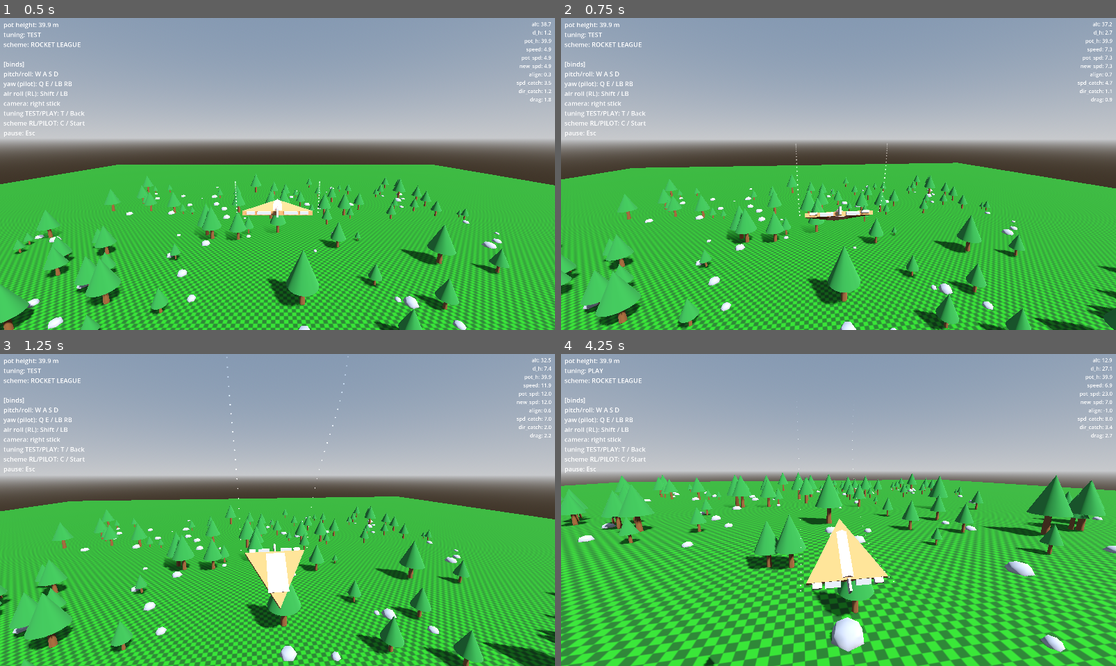
Above: before the commit, frames 1-4 (two rows, left to right).
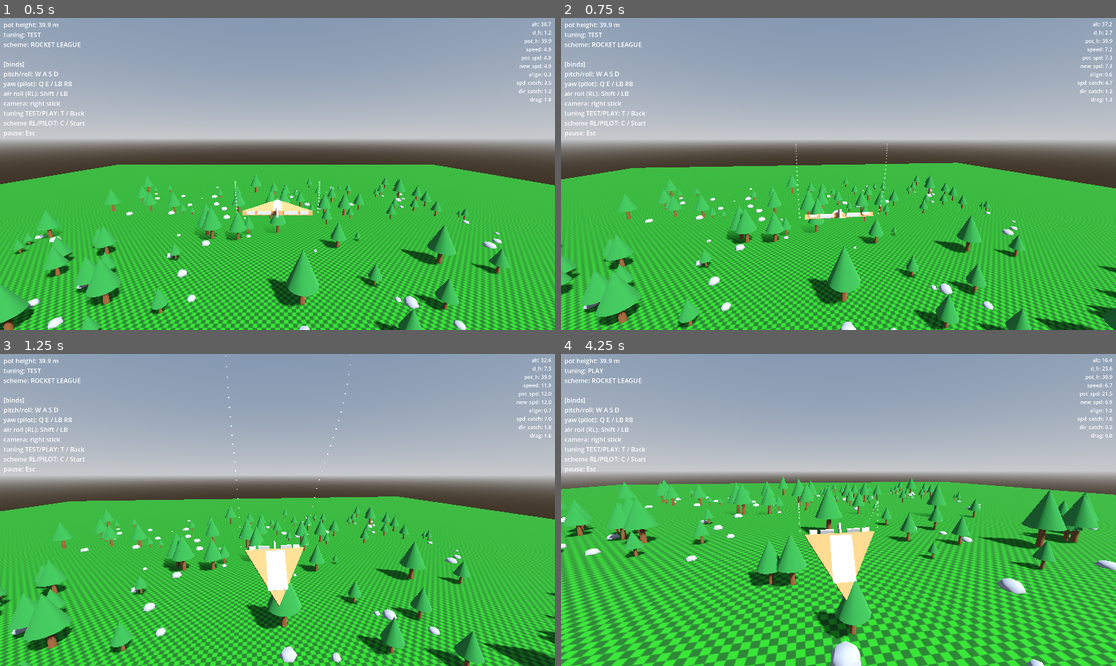
Above: after the commit, the same moments.

Repository: westonkelliher/glider
Game: Godot game, scene res://scenes/main.tscn
Two runs of this game, one before a commit and one after it. Both use one fixed random seed, a clock stepped at 60 frames per second and the inputs below.
Inputs (mouse positions are in pixels of both pictures, inside the frame that each line leads up to):
- Up to frame 1 (0.5 s): no input
- Up to frame 2 (0.75 s): tap Enter at 0.5 s; move the mouse to (866, 174) at 0.52 s; hold W (move_forward) from 0.53 s (still down); hold Shift (air_roll) from 0.53 s (still down)
- Up to frame 3 (1.25 s): keep holding W (move_forward); keep holding Shift (air_roll)
- Up to frame 4 (4.25 s): keep holding W (move_forward); move the mouse to (810, 510) at 1.27 s; release Shift (air_roll) at 1.28 s; tap C (toggle_scheme) at 1.35 s; move the mouse to (849, 503) at 2.02 s; hold T (toggle_tuning) 2.03-2.78 s; move the mouse to (832, 516) at 2.77 s; tap Shift (air_roll) at 2.85 s; move the mouse to (877, 513) at 3.52 s; hold C (toggle_scheme) from 3.53 s (still down)

Frame 1 is identical in both runs. In frame 2, 0.2% of the frame differs, in the area x 6-100%, y 9-98%; in frame 3, 9.7%; in frame 4, 35%, in the area x 0-100%, y 1-100%.

Commit message:
WIP: implement acc+damp for roll & yaw ailerons; retune presets
Mirrors the pitch acceleration/damping onto roll and yaw surfaces. Retunes
TEST/PLAY (AIL_ACC, yaw speed, rotation mults, damp zone). Moves current
speed/dir + drag_factor earlier in the physics step.

WIP: glider_body.gd does not compile yet (nose_dir used before declaration;
stray .dot() with no arg). Debug prints still present.

Co-Authored-By: Claude Opus 4.8 <noreply@anthropic.com>

Diff:
--- a/scripts/flight_tuning.gd
+++ b/scripts/flight_tuning.gd
@@ -9,15 +9,15 @@
 ## Ailerons — how fast a surface eases toward target (1/s) and craft turn
 ## authority per unit of deflection.
 # aileron speed
-@export var AIL_PITCH_SPEED := 3.1
+@export var AIL_PITCH_SPEED := 3.0
 @export var AIL_ROLL_SPEED := 3.5
 @export var AIL_YAW_SPEED := 2.0
 # aileron acc
-@export var AIL_ACC := 0.5 # dont go to 0 even though we interp
+@export var AIL_ACC := 0.15 # dont go to 0 even though we interp
 @export var AIL_DAMP_ZONES_SIZE := 0.4 # as a fraction of total aileron range (for each zone)
 # max rotation speeds
 @export var PITCH_MULT := 4.5
-@export var ROLL_MULT := 4.5
+@export var ROLL_MULT := 5.5
 @export var YAW_MULT := 3.5
 
 ## Pot-height energy model.
@@ -39,12 +39,13 @@
 	# aileron speeds
 	t.AIL_PITCH_SPEED = 12.0
 	t.AIL_ROLL_SPEED = 10.0
-	t.AIL_YAW_SPEED = 12.0
-	t.AIL_DAMP_ZONES_SIZE = 0.3
+	t.AIL_YAW_SPEED = 5.0
+	t.AIL_DAMP_ZONES_SIZE = 0.5
+	t.AIL_ACC = 2.0
 	# max rotation speeds
-	t.PITCH_MULT = 6.0
-	t.ROLL_MULT = 7.0
-	t.YAW_MULT = 4.5
+	t.PITCH_MULT = 4.5
+	t.ROLL_MULT = 5.5
+	t.YAW_MULT = 3.5
 	t.POT_SPEED_CATCHUP_MULT = 1.0
 	t.POT_DIR_CATCHUP_MULT = 0.25
 	t.DRAG = 0.2
--- a/scripts/glider_body.gd
+++ b/scripts/glider_body.gd
@@ -76,26 +76,30 @@
 	adjust_ailerons(delta)
 	# The smoothed control surfaces drive the craft's rotation about its own
 	# local axes, so control stays relative to the glider's orientation.
+	#
+	## current values
+	var current_speed := velocity.length()
+	var current_dir := velocity.normalized() # TODO: look out for magnitude 0 velocity
+	if !current_dir.length():
+		current_dir = Vector3.DOWN
+	#
+	var nose_dir := (transform.basis * Vector3.FORWARD).normalized()
+	var drag_factor := tuning.DRAG * current_speed * nose_dir.cross(current_dir).length()
+	var nose_dot := velocity.normalized().dot(nose_dir)
+	#var pitch_rate := tuning.PITCH_MULT * ail_pitch * (velocity.length()+0.1) *
+	#
+	## adjust rotation
 	rotate_object_local(Vector3.RIGHT, ail_pitch * tuning.PITCH_MULT * delta) # pitch
 	rotate_object_local(Vector3.BACK, ail_roll * tuning.ROLL_MULT * delta)    # roll
 	rotate_object_local(Vector3.DOWN, ail_yaw * tuning.YAW_MULT * delta)      # yaw (right = nose right)
-
-
-
+	#
 	## speeds, directions and velocities from potential (pot) values
 	# pot values
 	if position.y > pot_height && position.y > 2.0:
 		pot_height = position.y
 	var d_h := pot_height - position.y
 	var pot_speed := sqrt(d_h*G*2) # solved for speed in terms of d_h
-	var nose_dir := (transform.basis * Vector3.FORWARD).normalized()
-	# current values
-	var current_speed := velocity.length()
-	var current_dir := velocity.normalized() # TODO: look out for magnitude 0 velocity
-	if !current_dir.length():
-		current_dir = Vector3.DOWN
-	#
-	var drag_factor := tuning.DRAG * current_speed * nose_dir.cross(current_dir).length()
+	#
 	# new values
 	var pot_speed_catchup := 1.0+tuning.POT_SPEED_CATCHUP_MULT*(0.1+current_speed)
 	var new_speed := move_toward(current_speed, pot_speed, pot_speed_catchup * delta)
@@ -103,28 +107,27 @@
 	var pot_dir_catchup := tuning.POT_DIR_CATCHUP_MULT * current_speed * dir_offset.length()
 	var new_dir := current_dir.move_toward(nose_dir, pot_dir_catchup * delta)# TODO: calculate shortest direct arc from current_dir to pot_dir
 	var new_velocity := new_speed * new_dir
-
+	#
 	## Nose Pull
 	var nose_pull_r := tuning.NOSE_PULL_MULT * drag_factor * delta
 	nose_pull_r = min(nose_pull_r, nose_dir.angle_to(current_dir)) # dont overshoot
 	var nose_axis := nose_dir.cross(current_dir).normalized()
 	rotate(nose_axis, nose_pull_r)
-
-
+	#
 	## Accelerations
 	var a_gravity := G * Vector3.DOWN * delta
 	var a_drag := 10*drag_factor * -velocity.normalized()
 	# Sum
 	var a_total := a_gravity
-
+	#
 	## velocity
 	velocity = new_velocity + a_total
 	#if velocity.length() < 0.1:
 		#velocity += Vector3.DOWN * 0.05
-
+	#
 	set_stats(d_h, current_speed, pot_speed, new_speed, nose_dir, current_dir,
 		pot_speed_catchup, pot_dir_catchup)
-
+	#
 	#velocity = Vector3.ZERO# TODONOW uncomment
 	#rotation = Vector3.ZERO# TODONOW uncomment
 	move_and_slide()
@@ -137,21 +140,20 @@
 	var p_target := targets.x
 	var r_target := targets.y
 	var y_target := targets.z
-
 	# rename
 	var damp_size := tuning.AIL_DAMP_ZONES_SIZE
 	var p_s := tuning.AIL_PITCH_SPEED
 	var acc := tuning.AIL_ACC
 	var r_s := tuning.AIL_ROLL_SPEED
 	var y_s := tuning.AIL_YAW_SPEED
-
+	#
+	# pitch
 	var p_dir := 1.0
 	if p_target < ail_pitch:
 		p_dir = -1.0
 	if ail_pitch_speed * p_dir < 0: # if moving in opposite direction we want, acc * 2
 		ail_pitch_speed = move_toward(ail_pitch_speed, p_s, acc)
 	ail_pitch_speed = move_toward(ail_pitch_speed, p_s, acc)
-
 	# if we're close to the target, damp speed
 	var p_dist_to_target := absf(p_target - ail_pitch)
 	if p_dist_to_target < damp_size:
@@ -159,12 +161,30 @@
 		ail_pitch_speed = 0.03 + p_s * pow((p_dist_to_target+0.1)/(damp_size+0.1), 1.5)
 		print(p_target)
 		print(ail_pitch_speed)
-
 	ail_pitch = move_toward(ail_pitch, p_target, ail_pitch_speed * delta)
-	print("ail pitch ", ail_pitch, " -> ", p_target, " at ", ail_pitch_speed)
+	# roll
+	var r_dir := 1.0
+	if r_target < ail_roll:
+		r_dir = -1.0
+	if ail_roll_speed * r_dir < 0: # moving the wrong way — burn extra accel to reverse
+		ail_roll_speed = move_toward(ail_roll_speed, r_s, acc)
+	ail_roll_speed = move_toward(ail_roll_speed, r_s, acc)
+	var r_dist_to_target := absf(r_target - ail_roll)
+	if r_dist_to_target < damp_size:
+		ail_roll_speed = 0.03 + r_s * pow((r_dist_to_target+0.1)/(damp_size+0.1), 1.5)
 	ail_roll = move_toward(ail_roll, r_target, ail_roll_speed * delta)
+	# yaw
+	var y_dir := 1.0
+	if y_target < ail_yaw:
+		y_dir = -1.0
+	if ail_yaw_speed * y_dir < 0:
+		ail_yaw_speed = move_toward(ail_yaw_speed, y_s, acc)
+	ail_yaw_speed = move_toward(ail_yaw_speed, y_s, acc)
+	var y_dist_to_target := absf(y_target - ail_yaw)
+	if y_dist_to_target < damp_size:
+		ail_yaw_speed = 0.03 + y_s * pow((y_dist_to_target+0.1)/(damp_size+0.1), 1.5)
 	ail_yaw = move_toward(ail_yaw, y_target, ail_yaw_speed * delta)
-
+	#
 	# Deflect each visual surface about its correct local hinge axis.
 	$Ailerons/Pitch.rotation.x = ail_pitch * -SURFACE_DEFLECT  # elevator (both together)
 	$Ailerons/LRoll.rotation.x = ail_roll * SURFACE_DEFLECT    # ailerons deflect
